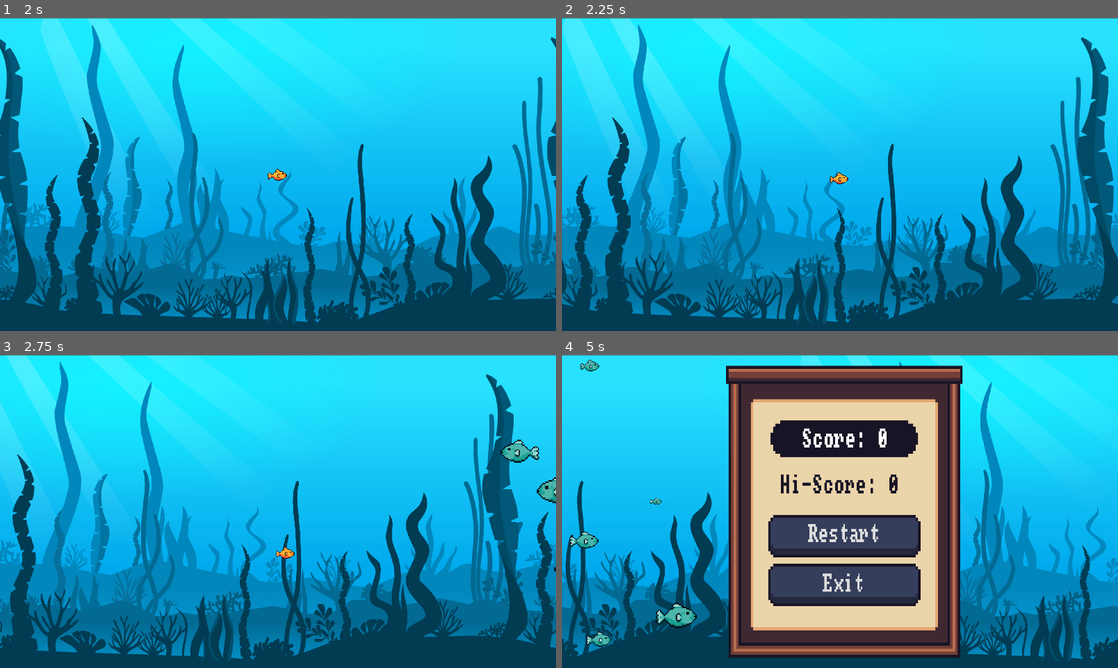
Above: before the commit, frames 1-4 (two rows, left to right).
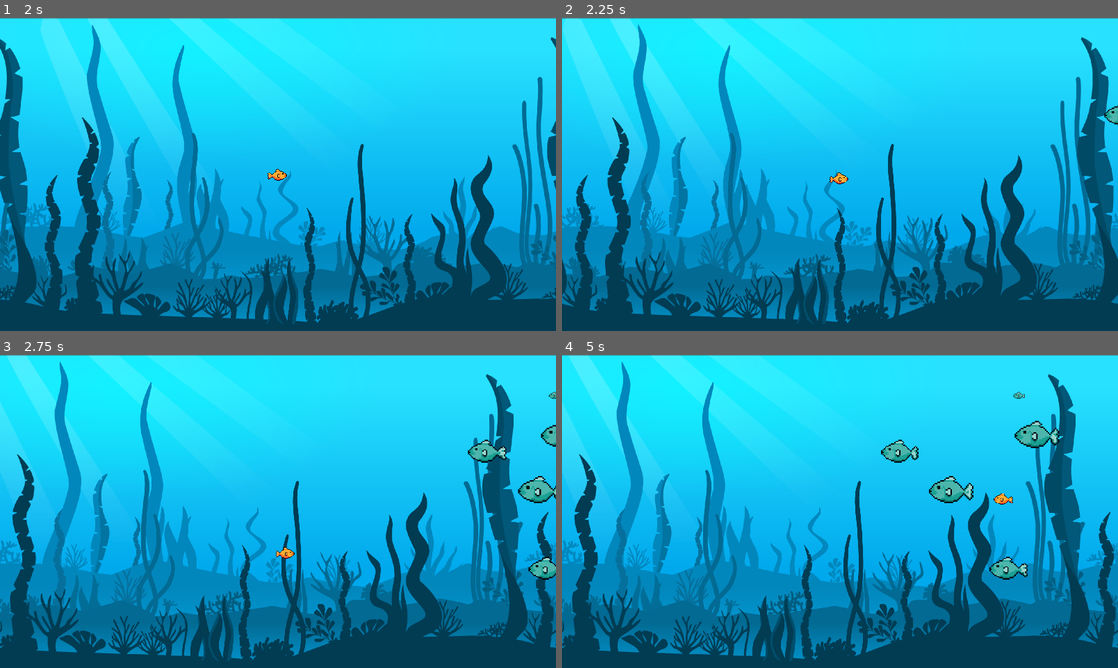
Above: after the commit, the same moments.

Repository: Ra1men/King-of-the-ocean
Game: Godot game, scene res://Scenes/StartGame.tscn
The game is run twice, just before and just after one commit, with the same random seed, the same clock (stepped at 60 frames per second) and the same inputs.
Inputs (mouse positions are in pixels of both pictures, inside the frame that each line leads up to):
- Up to frame 1 (2 s): click (278, 249) at 0.5 s; tap Enter at 1.25 s; hold Right (move_right) from 1.28 s (still down)
- Up to frame 2 (2.25 s): release Right (move_right) at 2.03 s; hold Down (move_down) from 2.03 s (still down)
- Up to frame 3 (2.75 s): keep holding Down (move_down)
- Up to frame 4 (5 s): release Down (move_down) at 2.78 s; hold Right (move_right) 2.78-3.53 s; hold Up (move_up) 3.53-4.28 s; hold Left (move_left) from 4.28 s (still down)

Frame 1 is identical in both runs. In frame 2, 0.1% of the frame differs, in the area x 97-100%, y 27-35%; in frame 3, 1.4%; in frame 4, 61%, in the area x 0-100%, y 0-98%.
Error before the commit: Attempt to call function 'get_32' in base 'null instance' on a null instance. (res://Script/GameManager.gd:27)

Commit message:
Fixed saving the highest score and fixed EnemyFish sticking to the background

Diff:
--- a/Scenes/Enemy/EnemyFish.gd
+++ b/Scenes/Enemy/EnemyFish.gd
@@ -6,7 +6,7 @@
 var distance_to_end = 2880 + 400
 
 func init_fish(player_size : int):
-	move_speed = randf_range(1, 3)
+	move_speed = randf_range(2, 4)
 	var min_size = clamp(player_size - 15, 1, SizeManager.max_player_size-1)
 	var max_size = clamp(player_size + 15, 1, SizeManager.max_player_size-1)
 	size = randi_range(min_size, max_size)
@@ -30,3 +30,9 @@
 	else:
 		AudioManager.play_lose()
 		player.die()
+
+func turn():
+	if(direction.x < 0):
+		animation.play("move_left")
+	elif(direction.x > 0):
+		animation.play("move_right")
--- a/Scenes/GameOverScene.tscn
+++ b/Scenes/GameOverScene.tscn
@@ -371,7 +371,7 @@
 offset_top = -213.0
 offset_right = 129.0
 offset_bottom = 33.0
-text = "Best:"
+text = "Hi-Score:"
 label_settings = SubResource("LabelSettings_5jjgm")
 horizontal_alignment = 1
 vertical_alignment = 1
--- a/Scenes/MainScene.tscn
+++ b/Scenes/MainScene.tscn
@@ -50,5 +50,3 @@
 [node name="Sprite2D" type="Sprite2D" parent="ParallaxBackground/Parallax2D4"]
 position = Vector2(1439, 574)
 texture = ExtResource("5_inssj")
-
-[node name="Music" type="AudioStreamPlayer" parent="."]
--- a/Scenes/Player/Player.gd
+++ b/Scenes/Player/Player.gd
@@ -40,8 +40,6 @@
 
 	size += 1
 	var new_scale = SizeManager.determine_size(size)
-	if GameManager.score > GameManager.best_score:
-		GameManager.best_score = GameManager.score
 	if size == 75:
 		player_died.emit()
 		queue_free()
@@ -52,7 +50,11 @@
 
 func die():
 	player_died.emit()
-	GameManager.score = size - 5
+	if GameManager.score > GameManager.best_score:
+		GameManager.best_score = GameManager.score
+		GameManager.score = 0
+	else:
+		GameManager.score = size - 5
 	queue_free()
 	GameManager.game_over()
 
--- a/Script/Fish.gd
+++ b/Script/Fish.gd
@@ -7,10 +7,3 @@
 var state : String = "move_right"
 @export var move_speed = 100.0
 @onready var animation: AnimatedSprite2D = $AnimatedSprite2D
-
-
-func turn():
-	if(direction.x < 0):
-		animation.play("move_left")
-	elif(direction.x > 0):
-		animation.play("move_right")
--- a/Script/GameManager.gd
+++ b/Script/GameManager.gd
@@ -12,6 +12,7 @@
 
 func exit_game():
 	get_tree().quit()
+	check_score()
 
 func game_over():
 	var scene = GAME_OVER_SCENE.instantiate()
@@ -23,7 +24,7 @@
 
 func check_score():
 	var save_file = FileAccess.open("user://save.data", FileAccess.READ)
-	if save_file != null || best_score != null:
+	if save_file != null:
 		best_score = save_file.get_32()
 	else:
 		reset_score()
Not shown, changed: export_presets.cfg
Not shown, changed: King of the ocean.exe
